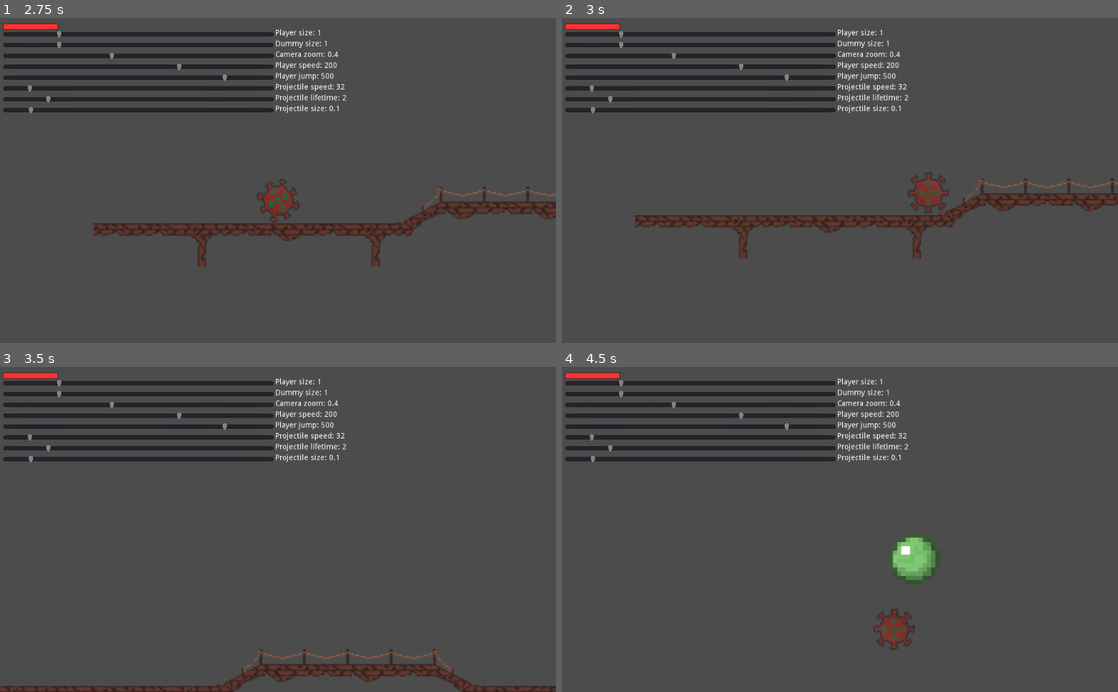
Above: before the commit, frames 1-4 (two rows, left to right).
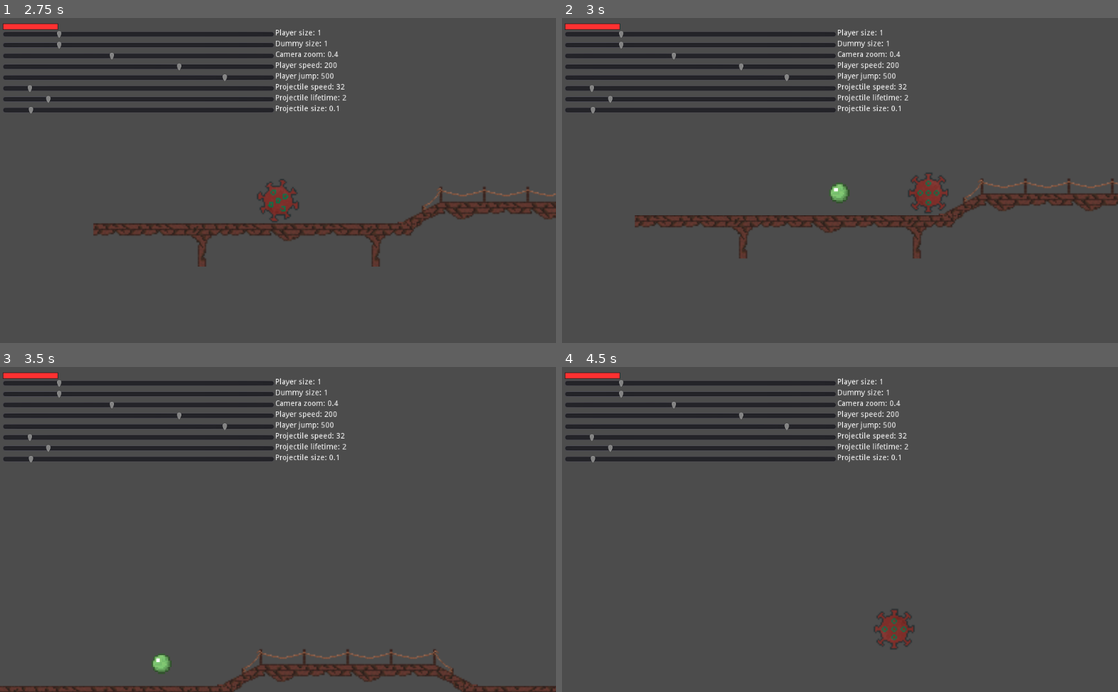
Above: after the commit, the same moments.

Repository: INF19IT2/2d-Jump-n-Run-SE
Game: Godot game, scene res://Scenes/MainScene/MainScene.tscn
Same seed, same stepped clock (60 frames per second), same inputs: the game is played once before the commit and once after it.
Inputs (mouse positions are in pixels of both pictures, inside the frame that each line leads up to):
- Up to frame 1 (2.75 s): click (278, 70) at 0.52 s; type "Alex" at 0.6 s; click (278, 154) at 1.25 s; click "3" at 2 s
- Up to frame 2 (3 s): tap Enter (shoot, bound only after the commit) at 2.75 s; hold D (move_right) from 2.78 s (still down); hold Shift (running) from 2.78 s (still down)
- Up to frame 3 (3.5 s): keep holding D (move_right); keep holding Shift (running); tap W (move_up) at 3.02 s
- Up to frame 4 (4.5 s): release Shift (running) at 3.53 s; tap Enter (shoot, bound only after the commit) at 3.6 s; tap W (move_up) at 3.77 s; release D (move_right) at 4.28 s; hold A (move_left) from 4.28 s (still down); tap Space (shoot, bound only before the commit) at 4.35 s

Frame 1 is identical in both runs. In frame 2, 0.2% of the frame differs, in the area x 48-52%, y 51-58%; in frame 3, 0.2%; in frame 4, 1.0%, in the area x 59-68%, y 52-67%.
Error before the commit: Attempt to call function 'get_node' in base 'null instance' on a null instance. (res://Scripts/Objects/Projectile.gd:15)

Commit message:
added sliders to new virus, TODO: fix projectiles (pls help)

Diff:
--- a/2d-Jump-n-Run-SE/Scenes/Levels/32x32_Level/32x32_Level.tscn
+++ b/2d-Jump-n-Run-SE/Scenes/Levels/32x32_Level/32x32_Level.tscn
@@ -21,7 +21,7 @@
 format = 1
 tile_data = PoolIntArray( 720903, 5, 0, 720904, 6, 0, 720905, 7, 0, 720906, 6, 0, 720907, 7, 0, 720908, 536870917, 0, 7 …(471 unchanged characters)…
 
-[node name="KinematicBody2D" parent="CanvasLayer" instance=ExtResource( 4 )]
+[node name="KinematicBody2D2" parent="CanvasLayer" instance=ExtResource( 4 )]
 position = Vector2( 136, 328 )
 
 [node name="PauseMenu" type="CanvasLayer" parent="."]
--- a/2d-Jump-n-Run-SE/Scenes/Levels/Third_Level/Third_Level.tscn
+++ b/2d-Jump-n-Run-SE/Scenes/Levels/NewVirus_Level/NewVirus_Level.tscn
@@ -1,8 +1,8 @@
 [gd_scene load_steps=4 format=2]
 
-[ext_resource path="res://Scenes/PauseMenu/PaueMenu.tscn" type="PackedScene" id=1]
+[ext_resource path="res://Scenes/Levels/32x32_Level/32_32_tileset.tres" type="TileSet" id=1]
 [ext_resource path="res://Scenes/Objects/Animated_Virus.tscn" type="PackedScene" id=2]
-[ext_resource path="res://Scenes/Levels/32x32_Level/32_32_tileset.tres" type="TileSet" id=3]
+[ext_resource path="res://Scenes/PauseMenu/PaueMenu.tscn" type="PackedScene" id=3]
 
 [node name="Node2D" type="Node2D"]
 
--- a/2d-Jump-n-Run-SE/Scenes/Objects/Animated_Virus.tscn
+++ b/2d-Jump-n-Run-SE/Scenes/Objects/Animated_Virus.tscn
@@ -12,6 +12,7 @@
 [ext_resource path="res://imagesFiles/Player_Model/Animated_Virus/virus_jump10.png" type="Texture" id=10]
 [ext_resource path="res://imagesFiles/Player_Model/Animated_Virus/virus_jump8.png" type="Texture" id=11]
 [ext_resource path="res://imagesFiles/Player_Model/Animated_Virus/virus_jump6.png" type="Texture" id=12]
+[ext_resource path="res://Scenes/Objects/slider.tscn" type="PackedScene" id=13]
 [ext_resource path="res://imagesFiles/Player_Model/Animated_Virus/virus_move2.png" type="Texture" id=14]
 [ext_resource path="res://imagesFiles/Player_Model/Animated_Virus/virus_move1.png" type="Texture" id=15]
 [ext_resource path="res://imagesFiles/Player_Model/Animated_Virus/virus_move3.png" type="Texture" id=16]
@@ -34,14 +35,14 @@
 "name": "move",
 "speed": 10.0
 }, {
+"frames": [ ExtResource( 9 ), ExtResource( 11 ), ExtResource( 8 ), ExtResource( 10 ), ExtResource( 20 ) ],
+"loop": false,
+"name": "jump_down",
+"speed": 10.0
+}, {
 "frames": [ ExtResource( 2 ), ExtResource( 4 ), ExtResource( 5 ), ExtResource( 6 ), ExtResource( 7 ), ExtResource( 12 ) ],
 "loop": false,
 "name": "jump_up",
-"speed": 10.0
-}, {
-"frames": [ ExtResource( 9 ), ExtResource( 11 ), ExtResource( 8 ), ExtResource( 10 ), ExtResource( 20 ) ],
-"loop": false,
-"name": "jump_down",
 "speed": 10.0
 } ]
 
@@ -66,3 +67,5 @@
 smoothing_speed = 2.0
 
 [node name="HealthBar" parent="." instance=ExtResource( 21 )]
+
+[node name="Control" parent="." instance=ExtResource( 13 )]
--- a/2d-Jump-n-Run-SE/Scenes/Objects/Player.tscn
+++ /dev/null
@@ -1,65 +0,0 @@
-[gd_scene load_steps=8 format=2]
-
-[ext_resource path="res://imagesFiles/Player_Model/Virus.png" type="Texture" id=1]
-[ext_resource path="res://Scripts/Player_Modell/Player_Script.gd" type="Script" id=2]
-[ext_resource path="res://Scenes/Objects/HealthBar.tscn" type="PackedScene" id=3]
-[ext_resource path="res://imagesFiles/Player_Model/Virus_Crouch.png" type="Texture" id=4]
-[ext_resource path="res://imagesFiles/Player_Model/Virus_Jump.png" type="Texture" id=5]
-
-[sub_resource type="CircleShape2D" id=1]
-radius = 59.2485
-
-[sub_resource type="CapsuleShape2D" id=2]
-radius = 30.3794
-height = 46.1666
-
-[node name="Player" type="KinematicBody2D"]
-position = Vector2( -2, 0 )
-collision_layer = 2
-collision_mask = 2147483655
-script = ExtResource( 2 )
-
-[node name="Virus" type="Sprite" parent="."]
-scale = Vector2( 0.4, 0.4 )
-texture = ExtResource( 1 )
-
-[node name="Virus_Crouch" type="Sprite" parent="."]
-visible = false
-position = Vector2( 0, 28.911 )
-scale = Vector2( 0.4, 0.4 )
-texture = ExtResource( 4 )
-
-[node name="Virus_Jump" type="Sprite" parent="."]
-visible = false
-scale = Vector2( 0.4, 0.4 )
-texture = ExtResource( 5 )
-
-[node name="CollisionShape2D" type="CollisionShape2D" parent="."]
-shape = SubResource( 1 )
-
-[node name="ducking_CollisionShape2D" type="CollisionShape2D" parent="."]
-visible = false
-position = Vector2( 3.047, 28.859 )
-rotation = 1.5708
-shape = SubResource( 2 )
-
-[node name="HealthBar" parent="." instance=ExtResource( 3 )]
-
-[node name="Label" type="Label" parent="."]
-margin_left = -20.0
-margin_top = -78.356
-margin_right = 20.0
-margin_bottom = -64.356
-__meta__ = {
-"_edit_use_anchors_": false
-}
-
-[node name="Label2" type="Label" parent="."]
-margin_left = 22.0271
-margin_top = -78.6539
-margin_right = 86.0271
-margin_bottom = -64.6539
-custom_colors/font_color = Color( 0.901961, 0.0666667, 0.0666667, 1 )
-__meta__ = {
-"_edit_use_anchors_": false
-}
--- a/2d-Jump-n-Run-SE/Scripts/32x32_Level/32x32_level.gd
+++ b/2d-Jump-n-Run-SE/Scripts/32x32_Level/32x32_level.gd
@@ -3,7 +3,7 @@
 
 # Called when the node enters the scene tree for the first time.
 func _ready():
-	var test = get_node("CanvasLayer/KinematicBody2D/Control")
+	var test = get_node("CanvasLayer/KinematicBody2D2/Control")
 	test.connect("dummy_slider_changed", self, "changed_dummy_size")
 
 func changed_dummy_size(value):
--- a/2d-Jump-n-Run-SE/Scripts/Player_Modell/Player_AnimatedVirus.gd
+++ b/2d-Jump-n-Run-SE/Scripts/Player_Modell/Player_AnimatedVirus.gd
@@ -32,7 +32,11 @@
 #gets called when the node and its children have entered the scene tree
 func _ready():
 	emit_signal("player_stats_changed", self)
-
+	var slider = get_node("Control")
+	slider.connect("player_sprite_slider_changed", self, "change_player_size")
+	slider.connect("camera_slider_changed", self, "change_camera")
+	slider.connect("speed_slider_changed", self, "change_speed")
+	slider.connect("jump_slider_changed", self, "change_jump")
 
 func set_checkpoint(var check):
 	pos = check
@@ -121,3 +125,16 @@
 	coins += 1
 	var lab = get_node("Label")
 	lab.set_text(str(coins))
+
+func change_player_size(value):
+	$AnimatedSprite.scale = Vector2(value, value)
+	$CollisionShape2D.scale = Vector2(value, value)
+
+func change_camera(value):
+	$Camera2D.zoom = Vector2(value, value)
+
+func change_speed(value):
+	speed = value
+
+func change_jump(value):
+	jumpForce = value
--- a/2d-Jump-n-Run-SE/project.godot
+++ b/2d-Jump-n-Run-SE/project.godot
@@ -42,12 +42,13 @@
 move_up={
 "deadzone": 0.5,
 "events": [ Object(InputEventKey,"resource_local_to_scene":false,"resource_name":"","device":0,"alt":false,"shift":false,"control":false,"meta":false,"command":false,"pressed":false,"scancode":87,"unicode":0,"echo":false,"script":null)
+, Object(InputEventKey,"resource_local_to_scene":false,"resource_name":"","device":0,"alt":false,"shift":false,"control":false,"meta":false,"command":false,"pressed":false,"scancode":32,"unicode":0,"echo":false,"script":null)
 , Object(InputEventKey,"resource_local_to_scene":false,"resource_name":"","device":0,"alt":false,"shift":false,"control":false,"meta":false,"command":false,"pressed":false,"scancode":16777232,"unicode":0,"echo":false,"script":null)
  ]
 }
 shoot={
 "deadzone": 0.5,
-"events": [ Object(InputEventKey,"resource_local_to_scene":false,"resource_name":"","device":0,"alt":false,"shift":false,"control":false,"meta":false,"command":false,"pressed":false,"scancode":32,"unicode":0,"echo":false,"script":null)
+"events": [ Object(InputEventKey,"resource_local_to_scene":false,"resource_name":"","device":0,"alt":false,"shift":false,"control":false,"meta":false,"command":false,"pressed":false,"scancode":16777221,"unicode":0,"echo":false,"script":null)
  ]
 }
 test_dmg={
Not shown: 2 places in 2d-Jump-n-Run-SE/Scenes/Levels/NewVirus_Level/NewVirus_Level.tscn that only renumber resources
Not shown: 1 places in 2d-Jump-n-Run-SE/Scenes/Objects/Animated_Virus.tscn that only renumber resources
Binary file removed: 2d-Jump-n-Run-SE/imagesFiles/Player_Model/Virus.png
Not shown, removed: 2d-Jump-n-Run-SE/imagesFiles/Player_Model/Virus.png.import
Binary file removed: 2d-Jump-n-Run-SE/imagesFiles/Player_Model/Virus_Crouch.png
Not shown, removed: 2d-Jump-n-Run-SE/imagesFiles/Player_Model/Virus_Crouch.png.import
Binary file removed: 2d-Jump-n-Run-SE/imagesFiles/Player_Model/Virus_Jump.png
Not shown, removed: 2d-Jump-n-Run-SE/imagesFiles/Player_Model/Virus_Jump.png.import
Not shown, removed: 2d-Jump-n-Run-SE/imagesFiles/Player_Model/gBot_complete.png.import
